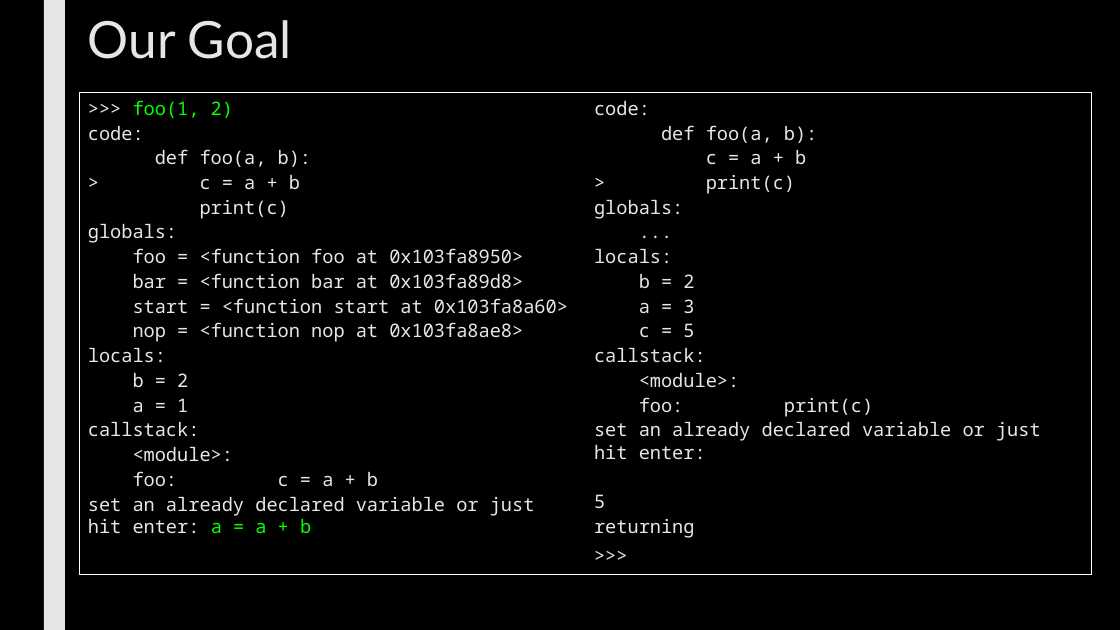
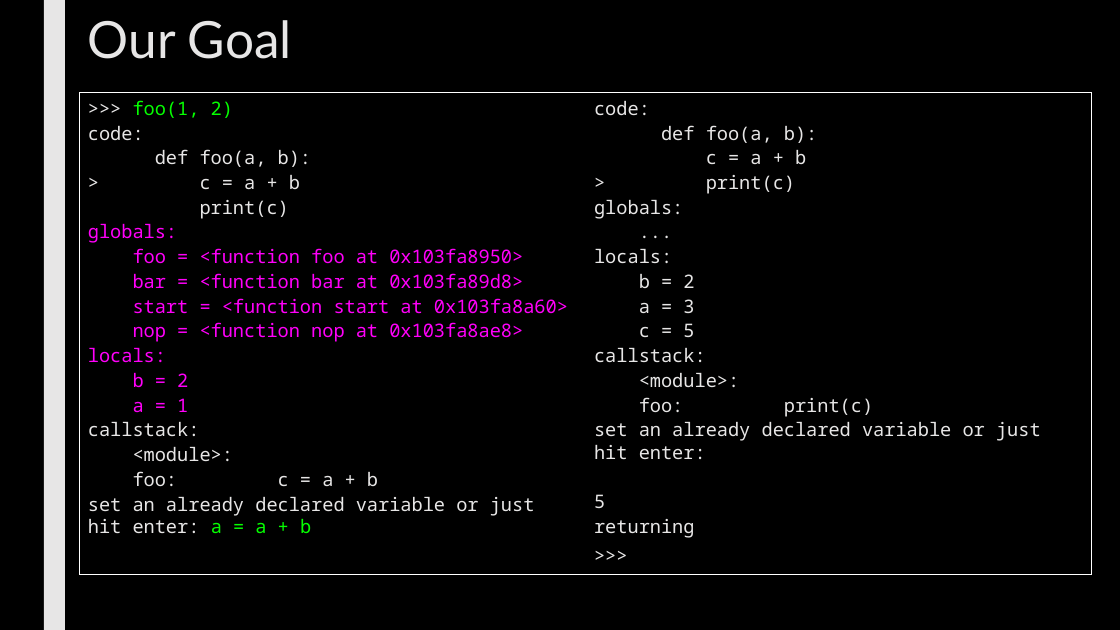
Before and after one commit to max7patek/metaprogramming, a slide deck: slide 8 of slides/06-PythonReflection.pptx (slide 7 before the commit). Drawn at 1120x630 pixels with LibreOffice and Linux fonts; fonts in the diff are those of the drawing. Boxes give left, top, right and bottom in pixels: in the first picture for what was removed or moved away, otherwise in the second. Text is boxed around its words. In the diff, an @@ line names an element or a change of style, - is before the commit and + after.

```diff
--- a/slides/06-PythonReflection.pptx
+++ b/slides/06-PythonReflection.pptx
@@ text in rectangle at (88,223,568,412): text colour #E7E6E6 to #FF00FA in "globals:", "foo = <function foo at 0x103fa8950>", "bar = <function bar at 0x103fa89d8>", "start = <function start at 0x103fa8a60>" and 4 more places @@
```
Also in this commit, not shown: 12 other slides changed, 3 slides added.
